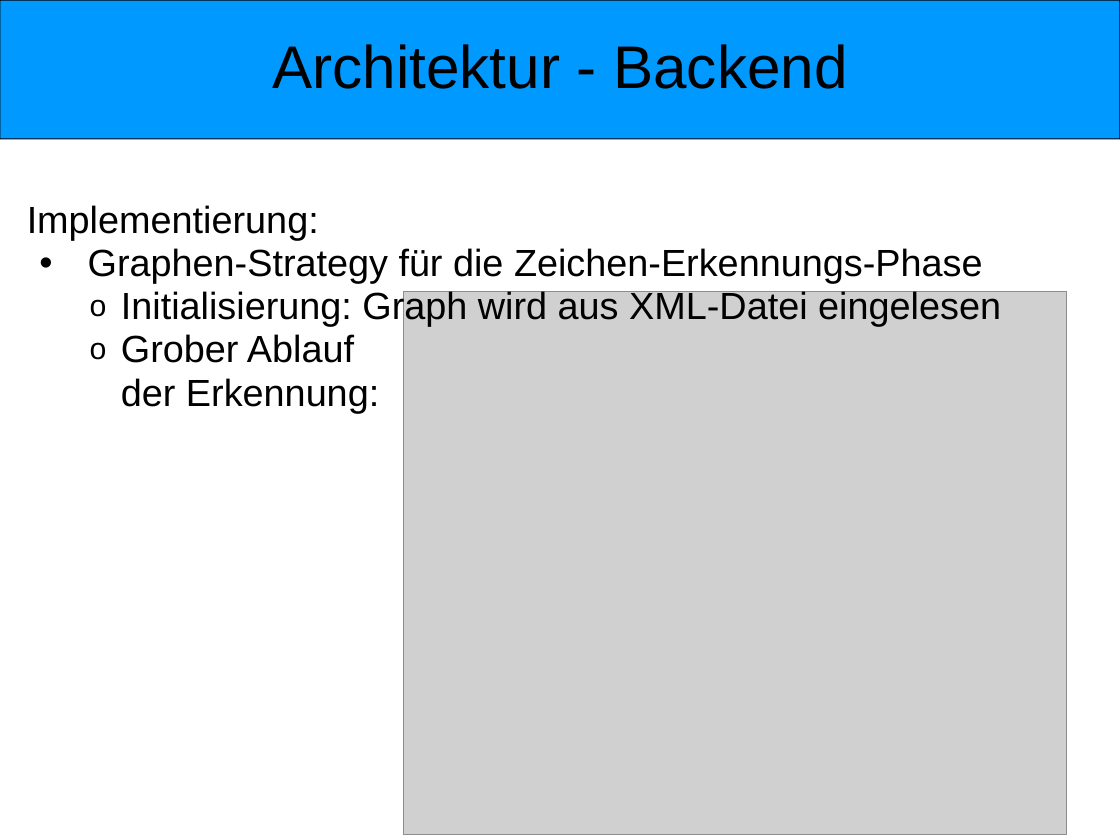
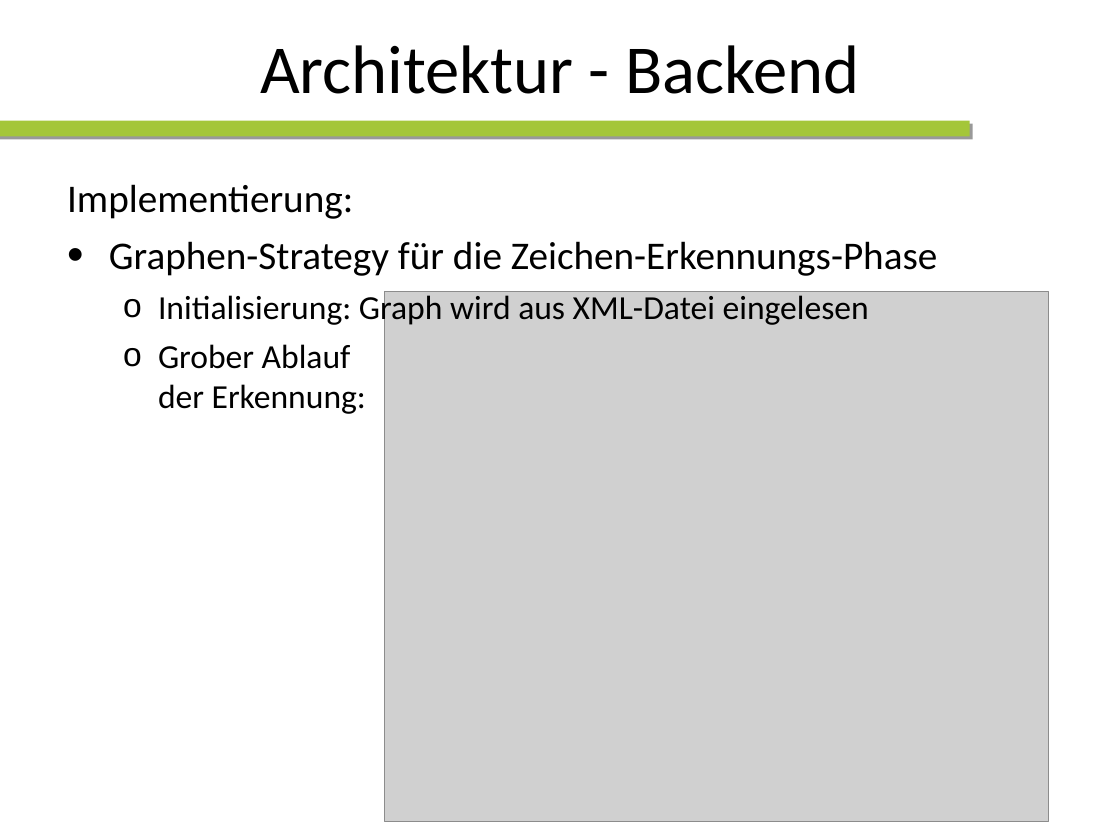
Before and after one commit to wtfc63/ba10-bsha-1, a slide deck: slide 22 of doc/presentation/presentation.ppt. Drawn at 1120x840 pixels with LibreOffice and Linux fonts; fonts in the diff are those of the drawing; grey boxes stand for pictures; background and template pictures are left out. Boxes give left, top, right and bottom in pixels: in the first picture for what was removed or moved away, otherwise in the second. Text is boxed around its words. In the diff, an @@ line names an element or a change of style, - is before the commit and + after.

```diff
--- a/doc/presentation/presentation.ppt
+++ b/doc/presentation/presentation.ppt
@@ rounded rectangle removed at (x1=0, y1=0, x2=1120, y2=139) @@
@@ title "Architektur - Backend" moved from (x1=273, y1=44, x2=847, y2=89) to (x1=260, y1=45, x2=859, y2=94) @@
@@ title "Architektur - Backend" at (x1=260, y1=45, x2=859, y2=94): size 43 to 49 pt, font Arial to Calibri; line spacing 0.95 to 1; vertical alignment top to middle @@
@@ rectangle added at (x1=0, y1=121, x2=970, y2=137), fill #A4C639 @@
@@ text "Implementierung:" moved from (x1=27, y1=205, x2=1001, y2=413) to (x1=67, y1=184, x2=937, y2=414) @@
@@ text "Implementierung:" at (x1=67, y1=184, x2=937, y2=414): size 27 to 28 pt in "Implementierung:", "Graphen-Strategy für die Zeichen-Erkennungs-Phase"; font Arial to Calibri; size 27 to 24 pt in "Initialisierung: Graph wird aus XML-Datei eingelesen", "Grober Ablauf der Erkennung:"; indent changed; line spacing 0.95 to 1; more space between paragraphs; list level 2 to 1 in "Graphen-Strategy für die Zeichen-Erkennungs-Phase"; list level 3 to 2 in "Initialisierung: Graph wird aus XML-Datei ..."; list level 3 to 2 in "Grober Ablauf der Erkennung:" @@
@@ picture resized from (x1=403, y1=291, x2=1067, y2=835) to (x1=385, y1=291, x2=1048, y2=822) @@
```
Also in this commit, not shown: 25 other slides changed, 1 slide added, 1 slide removed.
